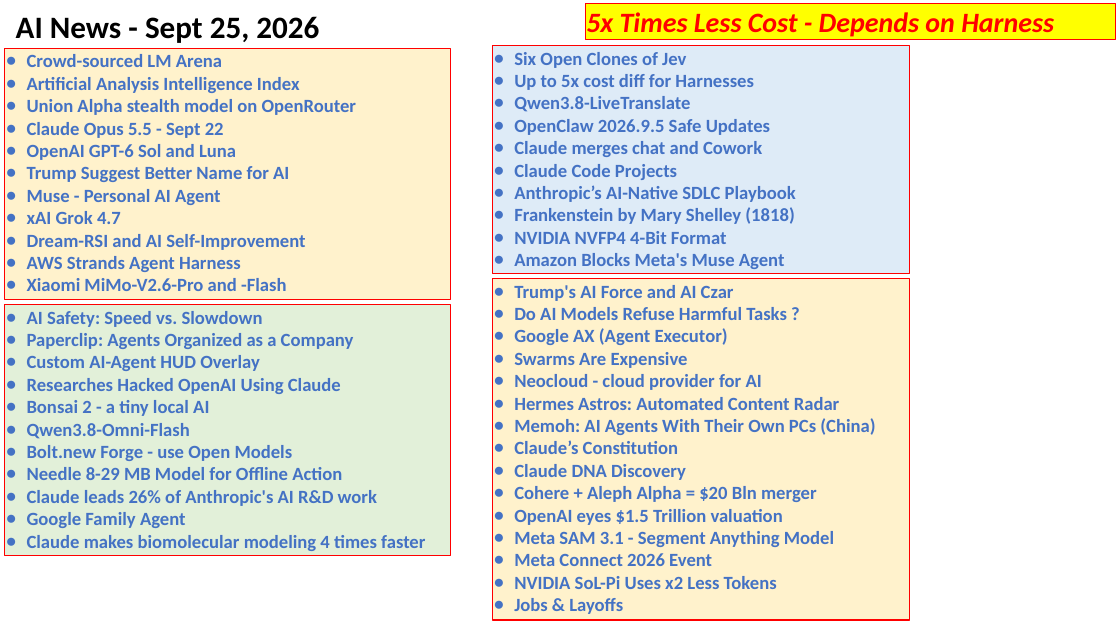
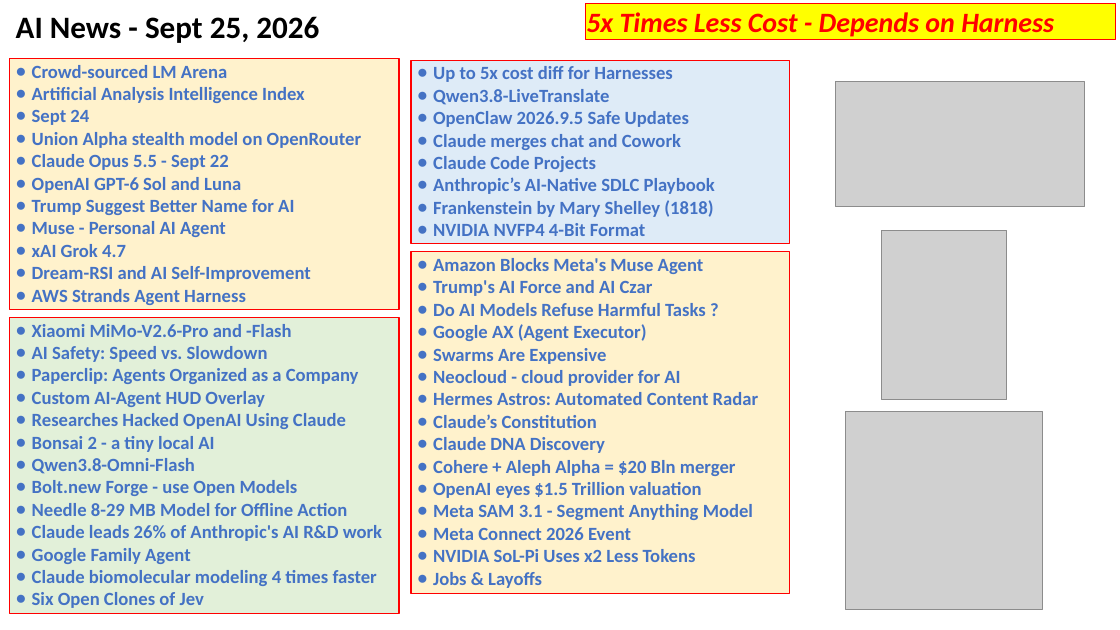
Before and after one commit to lselector/seminar, a slide deck: slide 1 of 2026/2026-09-25-AI-News.pptx. Drawn at 1120x630 pixels with LibreOffice and Linux fonts; fonts in the diff are those of the drawing; grey boxes stand for pictures. Boxes give left, top, right and bottom in pixels: in the first picture for what was removed or moved away, otherwise in the second. Text is boxed around its words. In the diff, an @@ line names an element or a change of style, - is before the commit and + after.

Commit message:
update

```diff
--- a/2026/2026-09-25-AI-News.pptx
+++ b/2026/2026-09-25-AI-News.pptx
@@ rectangle "Crowd-sourced LM Arena": place and size @@
-rectangle "Crowd-sourced LM Arena" at [4,48,450,299]
+rectangle "Crowd-sourced LM Arena" at [10,58,400,309]
@@ text in rectangle at [514,52,686,68]: paragraph removed @@
-● Six Open Clones of Jev
@@ text in rectangle at [32,65,361,305]: indent changed @@
@@ rectangle "Up to 5x cost diff ...": place and size @@
-rectangle "Up to 5x cost diff ..." at [493,45,911,273]
+rectangle "Up to 5x cost diff ..." at [411,60,790,244]
@@ rectangle "Up to 5x cost diff ..." at [411,60,790,244]: indent changed @@
@@ picture added at [836,82,1085,206] @@
@@ text in rectangle at [32,110,89,125]: paragraph added @@
+● Sept 24
@@ picture added at [881,230,1007,400] @@
@@ rectangle "Amazon Blocks Meta's Muse Agent": place and size @@
-rectangle "Amazon Blocks Meta's Muse Agent" at [493,279,911,620]
+rectangle "Amazon Blocks Meta's Muse Agent" at [411,252,790,594]
@@ text in rectangle at [433,258,704,274]: paragraph added @@
+● Amazon Blocks Meta's Muse Agent
@@ text in rectangle at [514,253,785,269]: paragraph removed @@
-● Amazon Blocks Meta's Muse Agent
@@ text in rectangle at [27,278,286,291]: paragraph removed @@
-● Xiaomi MiMo-V2.6-Pro and -Flash
@@ text in rectangle at [433,280,759,588]: indent changed @@
@@ rectangle "Xiaomi MiMo-V2.6-Pro and -Flash": place and size @@
-rectangle "Xiaomi MiMo-V2.6-Pro and -Flash" at [4,305,450,556]
+rectangle "Xiaomi MiMo-V2.6-Pro and -Flash" at [10,317,400,614]
@@ text in rectangle at [32,324,291,337]: paragraph added @@
+● Xiaomi MiMo-V2.6-Pro and -Flash
@@ text in rectangle at [32,346,382,564]: indent changed @@
@@ text in rectangle at [514,418,875,435]: paragraph removed @@
-● Memoh: AI Agents With Their Own PCs (China)
@@ picture added at [846,411,1043,609] @@
@@ text in rectangle at [32,570,377,608]: text changed @@
-● Claude makes biomolecular modeling 4 times faster
+● Claude biomolecular modeling 4 times faster
+● Six Open Clones of Jev
```
Also in this commit, not shown: 6 other slides changed, 8 slides removed.
